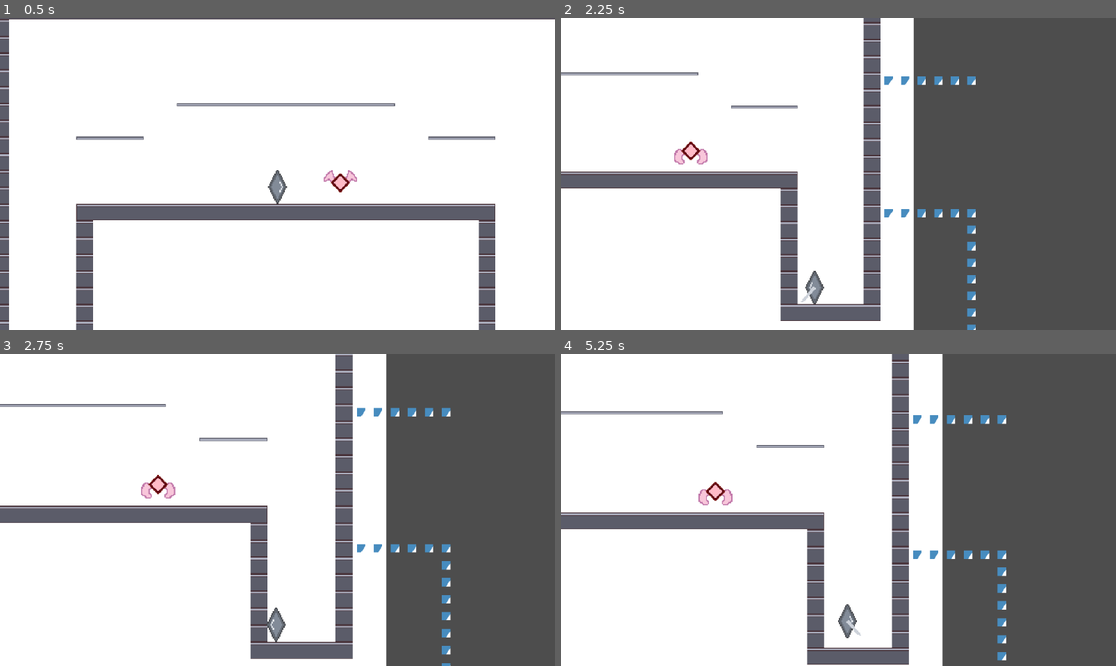
Above: before the commit, frames 1-4 (two rows, left to right).
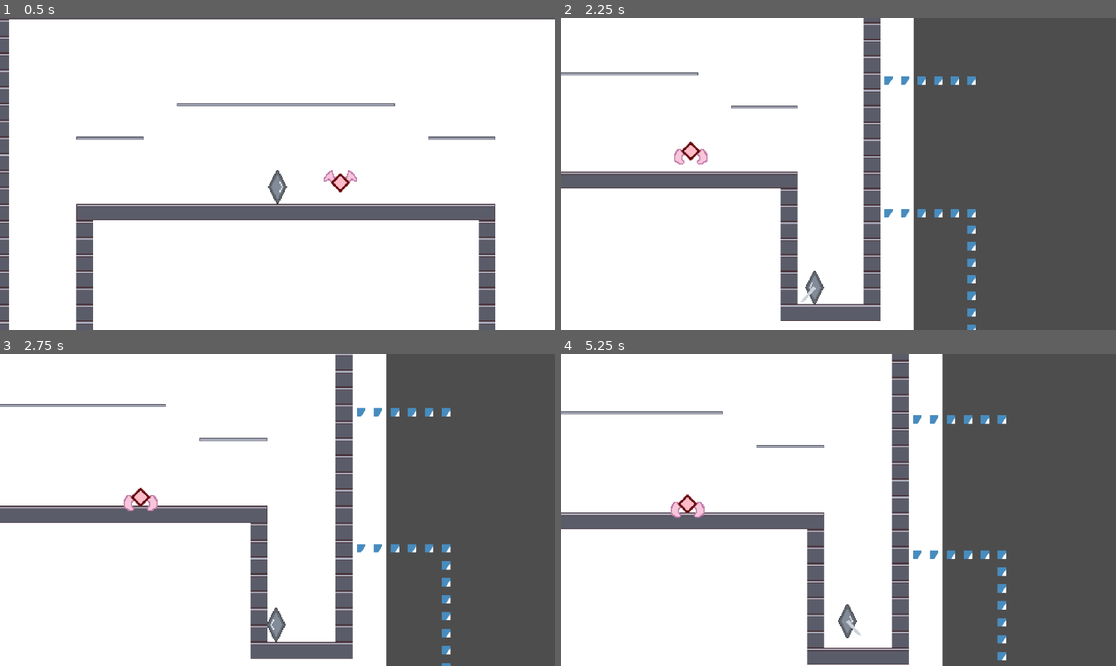
Above: after the commit, the same moments.

Repository: nekochiiUwU/Anoari
Game: Godot game, scene res://local/scenes/sandbox.tscn
Same seed, same stepped clock (60 frames per second), same inputs: the game is played once before the commit and once after it. The engine's default icon, where the game draws it, is replaced by a stand-in: a white triangle on a blue panel in a dark square.
Inputs:
- Up to frame 1 (0.5 s): no input
- Up to frame 2 (2.25 s): hold Right (ui_right) 0.53-2.03 s; tap Z (attack) at 0.6, 1.35, 2.1 s; tap Space (jump) at 0.77, 1.52 s; hold Left (ui_left) from 2.03 s (still down)
- Up to frame 3 (2.75 s): keep holding Left (ui_left)
- Up to frame 4 (5.25 s): release Left (ui_left) at 2.78 s; hold Right (ui_right) 2.78-4.28 s; tap Z (attack) every 0.75 s from 2.85 to 5.1 s; tap Space (jump) at 3.02, 3.77, 4.52 s; hold Left (ui_left) 4.28-5.03 s; hold Right (ui_right) from 5.03 s (still down)

Frame 1 is identical in both runs. In frame 2, less than 0.1% of the frame differs, in the area x 20-27%, y 39-47%; in frame 3, 0.5%; in frame 4, 0.6%, in the area x 19-31%, y 40-53%.

Commit message:
ptit enemy

Diff:
--- a/local/scenes/flying_enemy.gd
+++ b/local/scenes/flying_enemy.gd
@@ -1,11 +1,77 @@
 extends CharacterBody2D
+
+var Target = null
+
+var max_hp:float = 60
+var hp:float = max_hp
 var timer:float = 0
+var is_dead: bool = false
+var death_timer = 0
+var gravity: float = 2048
+var death_duration = 0.5
+
+var max_action_cd = 1.5
+var action_cd = max_action_cd
+var is_moving = false
 
 func _process(delta: float) -> void:
 	timer += delta
-	get_node("Sprite2D").frame = int(timer*6) % get_node("Sprite2D").hframes
-	velocity -= velocity * delta *6
+
+	velocity -= velocity * delta * 6
+
+	if is_dead:
+		velocity.y += gravity * delta
+		scale -= Vector2(1,1)*delta*0.75*(1/death_duration)
+		rotation_degrees += velocity.x * delta
+		modulate.a -= delta * 1/death_duration
+		if timer - death_timer > death_duration:
+			queue_free()
+	else:
+		get_node("Sprite2D").frame = int(timer*6) % get_node("Sprite2D").hframes
+		if Target:
+			action_cd -= delta
+			var goal = get_nearest_goal()
+			if is_moving:
+				velocity += (goal - global_position) * delta * 8
+				if goal.distance_to(global_position) < 50:
+					#velocity = Vector2()
+					is_moving = false
+					action_cd = max_action_cd
+			elif action_cd <= 0:
+				print(goal ,global_position)
+				if goal.distance_to(global_position) < 50:
+					attack()
+				else:
+					is_moving = true
+				action_cd = max_action_cd
+		else:
+			var best_dist = 1500
+			var best_p = null
+			for p in get_node("../players").get_children():
+				if p.get_node("Player Body").global_position.distance_to(global_position) < best_dist:
+					best_dist = p.get_node("Player Body").global_position.distance_to(global_position)
+					best_p = p.get_node("Player Body")
+			if best_p:
+				Target = best_p
 	move_and_slide()
 
+func get_nearest_goal():
+	if Target == null:
+		return Vector2()
+	var p1 = Target.global_position + Vector2(300, -100)
+	var p2 = Target.global_position + Vector2(-300, -100)
+	if p1.distance_to(global_position) < p2.distance_to(global_position):
+		return p1
+	return p2
+
+func attack():
+	print("kaboom")
+
 func get_hit(dmg, direction):
-	velocity += dmg*direction
+	velocity += 50*dmg*direction
+	hp -= dmg
+	action_cd = max_action_cd
+	is_moving = false
+	if hp <= 0:
+		death_timer = timer
+		is_dead = true
--- a/local/scenes/player.tscn
+++ b/local/scenes/player.tscn
@@ -28,6 +28,9 @@
 [node name="Player Logic" type="Node" parent="Player Body"]
 script = ExtResource("3_ikdmt")
 
+[node name="Player Movements" type="Node" parent="Player Body"]
+script = ExtResource("2_r5yno")
+
 [node name="Collision" type="CollisionShape2D" parent="Player Body"]
 shape = SubResource("RectangleShape2D_7uw3f")
 debug_color = Color(0, 1, 1, 0.501961)
@@ -36,9 +39,6 @@
 texture_filter = 1
 scale = Vector2(2, 2)
 texture = ExtResource("3_wo1g7")
-
-[node name="Player Movements" type="Node" parent="Player Body"]
-script = ExtResource("2_r5yno")
 
 [node name="Ledge" type="Node2D" parent="Player Body"]
 visible = false
--- a/local/scenes/player_movements.gd
+++ b/local/scenes/player_movements.gd
@@ -26,7 +26,7 @@
 	wall_movement()
 	a()
 
-	var new_dir = Input.get_vector("ui_left", "ui_right", "ui_up", "ui_down")
+	var new_dir = Input.get_vector("left", "right", "up", "down")
 	if new_dir:
 		dir = new_dir
 
@@ -53,7 +53,7 @@
 
 func horisontal_movement(delta: float):
 	var accel = get_accel()
-	walk_dir = Input.get_axis("ui_left", "ui_right")
+	walk_dir = Input.get_axis("left", "right")
 	velocity.x -= velocity.x * delta * accel
 	velocity.x += walk_dir * delta * accel * speed
 
--- a/local/scenes/sandbox.tscn
+++ b/local/scenes/sandbox.tscn
@@ -8,7 +8,9 @@
 
 [node name="Map" parent="." instance=ExtResource("2_adeoo")]
 
-[node name="Player" parent="." instance=ExtResource("1_46xpr")]
-
 [node name="Flying Enemy" parent="." instance=ExtResource("3_ax41m")]
 position = Vector2(120, 24)
+
+[node name="players" type="Node" parent="."]
+
+[node name="Player" parent="players" instance=ExtResource("1_46xpr")]
--- a/local/scenes/sword.gd
+++ b/local/scenes/sword.gd
@@ -12,4 +12,4 @@
 func hit() -> void:
 	print(get_overlapping_bodies())
 	for b in get_overlapping_bodies():
-		b.get_hit(600, rota.normalized())
+		b.get_hit(12, rota.normalized())
--- a/local/scenes/weapon.tscn
+++ b/local/scenes/weapon.tscn
@@ -2,6 +2,45 @@
 
 [ext_resource type="Script" uid="uid://by20dte58vxl0" path="res://local/scenes/weapon.gd" id="1_yhc4y"]
 [ext_resource type="Texture2D" uid="uid://cy4x0trbrgks6" path="res://assets/visual/sprites/attack.png" id="2_8cpjw"]
+
+[sub_resource type="Animation" id="Animation_or7w2"]
+length = 0.001
+tracks/0/type = "value"
+tracks/0/imported = false
+tracks/0/enabled = true
+tracks/0/path = NodePath("Sprite2D:texture")
+tracks/0/interp = 1
+tracks/0/loop_wrap = true
+tracks/0/keys = {
+"times": PackedFloat32Array(0),
+"transitions": PackedFloat32Array(1),
+"update": 1,
+"values": [null]
+}
+tracks/1/type = "value"
+tracks/1/imported = false
+tracks/1/enabled = true
+tracks/1/path = NodePath("Sprite2D:hframes")
+tracks/1/interp = 1
+tracks/1/loop_wrap = true
+tracks/1/keys = {
+"times": PackedFloat32Array(0),
+"transitions": PackedFloat32Array(1),
+"update": 1,
+"values": [1]
+}
+tracks/2/type = "value"
+tracks/2/imported = false
+tracks/2/enabled = true
+tracks/2/path = NodePath("Sprite2D:frame")
+tracks/2/interp = 1
+tracks/2/loop_wrap = true
+tracks/2/keys = {
+"times": PackedFloat32Array(0),
+"transitions": PackedFloat32Array(1),
+"update": 1,
+"values": [0]
+}
 
 [sub_resource type="Animation" id="Animation_rji4d"]
 resource_name = "sword_slash"
@@ -55,45 +94,6 @@
 "values": []
 }
 
-[sub_resource type="Animation" id="Animation_or7w2"]
-length = 0.001
-tracks/0/type = "value"
-tracks/0/imported = false
-tracks/0/enabled = true
-tracks/0/path = NodePath("Sprite2D:texture")
-tracks/0/interp = 1
-tracks/0/loop_wrap = true
-tracks/0/keys = {
-"times": PackedFloat32Array(0),
-"transitions": PackedFloat32Array(1),
-"update": 1,
-"values": [null]
-}
-tracks/1/type = "value"
-tracks/1/imported = false
-tracks/1/enabled = true
-tracks/1/path = NodePath("Sprite2D:hframes")
-tracks/1/interp = 1
-tracks/1/loop_wrap = true
-tracks/1/keys = {
-"times": PackedFloat32Array(0),
-"transitions": PackedFloat32Array(1),
-"update": 1,
-"values": [1]
-}
-tracks/2/type = "value"
-tracks/2/imported = false
-tracks/2/enabled = true
-tracks/2/path = NodePath("Sprite2D:frame")
-tracks/2/interp = 1
-tracks/2/loop_wrap = true
-tracks/2/keys = {
-"times": PackedFloat32Array(0),
-"transitions": PackedFloat32Array(1),
-"update": 1,
-"values": [0]
-}
-
 [sub_resource type="AnimationLibrary" id="AnimationLibrary_t6vn3"]
 _data = {
 &"RESET": SubResource("Animation_or7w2"),
--- a/project.godot
+++ b/project.godot
@@ -28,6 +28,36 @@
 "deadzone": 0.2,
 "events": [Object(InputEventKey,"resource_local_to_scene":false,"resource_name":"","device":-1,"window_id":0,"alt_press …(192 unchanged characters)…
 , Object(InputEventJoypadButton,"resource_local_to_scene":false,"resource_name":"","device":-1,"button_index":10,"pressure":0.0,"pressed":true,"script":null)
+, Object(InputEventKey,"resource_local_to_scene":false,"resource_name":"","device":-1,"window_id":0,"alt_pressed":false,"shift_pressed":false,"ctrl_pressed":false,"meta_pressed":false,"pressed":false,"keycode":0,"physical_keycode":4194445,"key_label":0,"unicode":55,"location":0,"echo":false,"script":null)
+]
+}
+up={
+"deadzone": 0.2,
+"events": [Object(InputEventKey,"resource_local_to_scene":false,"resource_name":"","device":-1,"window_id":0,"alt_pressed":false,"shift_pressed":false,"ctrl_pressed":false,"meta_pressed":false,"pressed":false,"keycode":0,"physical_keycode":87,"key_label":0,"unicode":119,"location":0,"echo":false,"script":null)
+, Object(InputEventKey,"resource_local_to_scene":false,"resource_name":"","device":-1,"window_id":0,"alt_pressed":false,"shift_pressed":false,"ctrl_pressed":false,"meta_pressed":false,"pressed":false,"keycode":0,"physical_keycode":4194320,"key_label":0,"unicode":0,"location":0,"echo":false,"script":null)
+, Object(InputEventJoypadMotion,"resource_local_to_scene":false,"resource_name":"","device":-1,"axis":1,"axis_value":-1.0,"script":null)
+]
+}
+left={
+"deadzone": 0.2,
+"events": [Object(InputEventKey,"resource_local_to_scene":false,"resource_name":"","device":-1,"window_id":0,"alt_pressed":false,"shift_pressed":false,"ctrl_pressed":false,"meta_pressed":false,"pressed":false,"keycode":0,"physical_keycode":65,"key_label":0,"unicode":97,"location":0,"echo":false,"script":null)
+, Object(InputEventKey,"resource_local_to_scene":false,"resource_name":"","device":-1,"window_id":0,"alt_pressed":false,"shift_pressed":false,"ctrl_pressed":false,"meta_pressed":false,"pressed":false,"keycode":0,"physical_keycode":4194319,"key_label":0,"unicode":0,"location":0,"echo":false,"script":null)
+, Object(InputEventJoypadMotion,"resource_local_to_scene":false,"resource_name":"","device":-1,"axis":0,"axis_value":-1.0,"script":null)
+]
+}
+right={
+"deadzone": 0.2,
+"events": [Object(InputEventKey,"resource_local_to_scene":false,"resource_name":"","device":-1,"window_id":0,"alt_pressed":false,"shift_pressed":false,"ctrl_pressed":false,"meta_pressed":false,"pressed":false,"keycode":0,"physical_keycode":68,"key_label":0,"unicode":100,"location":0,"echo":false,"script":null)
+, Object(InputEventJoypadMotion,"resource_local_to_scene":false,"resource_name":"","device":-1,"axis":0,"axis_value":1.0,"script":null)
+, Object(InputEventKey,"resource_local_to_scene":false,"resource_name":"","device":-1,"window_id":0,"alt_pressed":false,"shift_pressed":false,"ctrl_pressed":false,"meta_pressed":false,"pressed":false,"keycode":0,"physical_keycode":4194321,"key_label":0,"unicode":0,"location":0,"echo":false,"script":null)
+]
+}
+down={
+"deadzone": 0.2,
+"events": [Object(InputEventKey,"resource_local_to_scene":false,"resource_name":"","device":-1,"window_id":0,"alt_pressed":false,"shift_pressed":false,"ctrl_pressed":false,"meta_pressed":false,"pressed":false,"keycode":0,"physical_keycode":83,"key_label":0,"unicode":115,"location":0,"echo":false,"script":null)
+, Object(InputEventKey,"resource_local_to_scene":false,"resource_name":"","device":-1,"window_id":0,"alt_pressed":false,"shift_pressed":false,"ctrl_pressed":false,"meta_pressed":false,"pressed":false,"keycode":0,"physical_keycode":4194322,"key_label":0,"unicode":0,"location":0,"echo":false,"script":null)
+, Object(InputEventJoypadButton,"resource_local_to_scene":false,"resource_name":"","device":-1,"button_index":12,"pressure":0.0,"pressed":false,"script":null)
+, Object(InputEventJoypadMotion,"resource_local_to_scene":false,"resource_name":"","device":-1,"axis":1,"axis_value":1.0,"script":null)
 ]
 }
 
